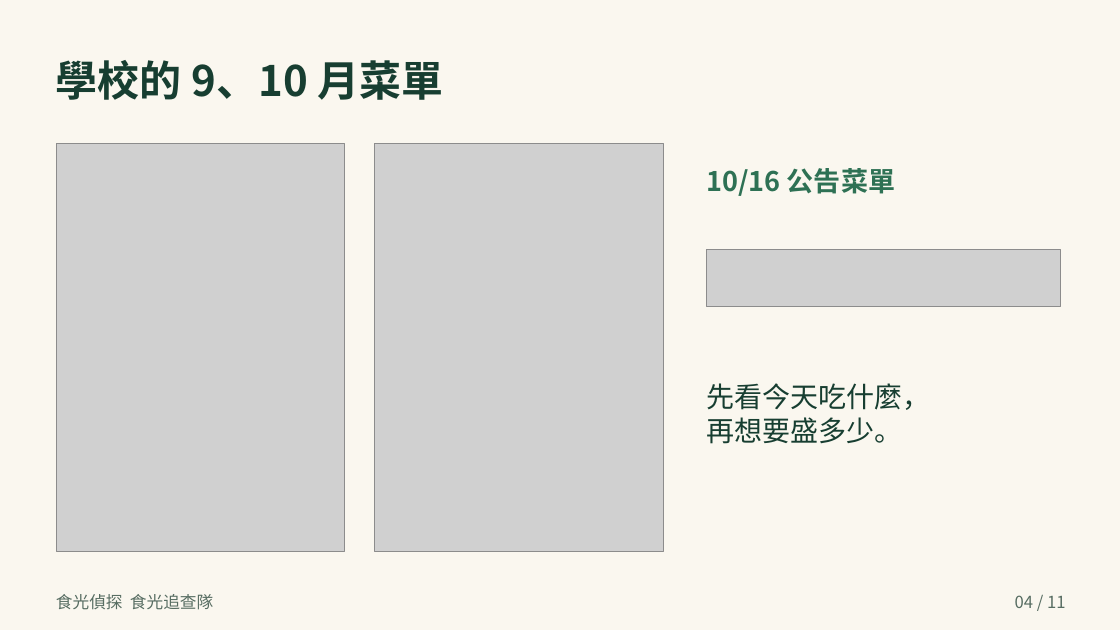
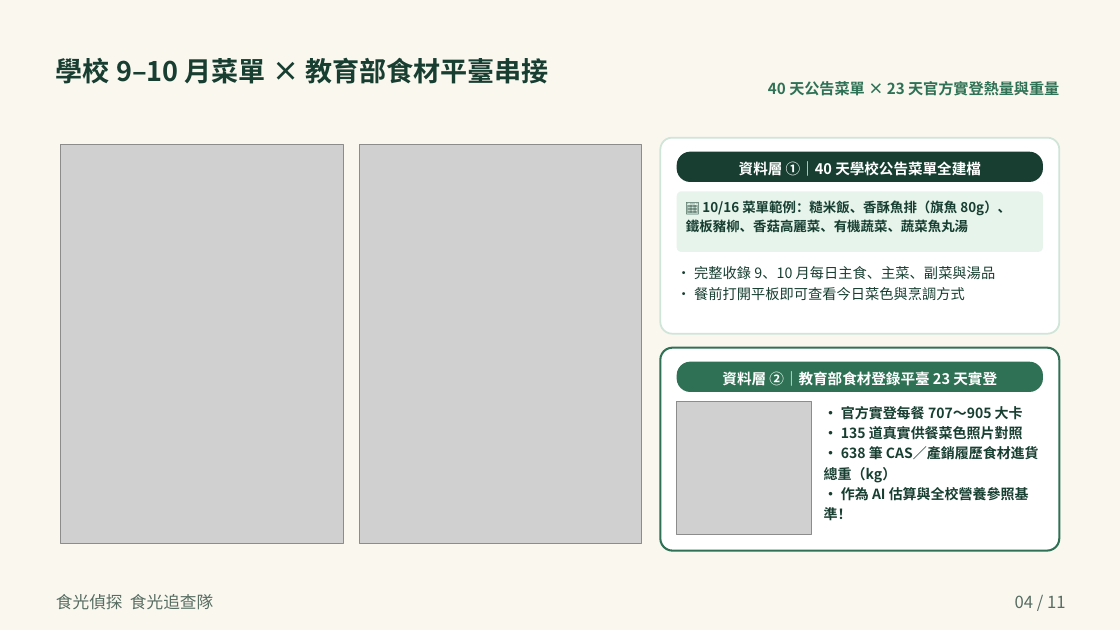
Before and after one commit to timdirty/taibei-student-explorers, a slide deck: slide 4 of slides/食光偵探_11頁學生簡報.pptx. Drawn at 1120x630 pixels with LibreOffice and Linux fonts; fonts in the diff are those of the drawing; grey boxes stand for pictures. Boxes give left, top, right and bottom in pixels: in the first picture for what was removed or moved away, otherwise in the second. Text is boxed around its words. In the diff, an @@ line names an element or a change of style, - is before the commit and + after.

```diff
--- a/slides/食光偵探_11頁學生簡報.pptx
+++ b/slides/食光偵探_11頁學生簡報.pptx
@@ text at box(56, 58, 548, 84): text changed; size 36 to 23.2 pt @@
-學校的 9、10 月菜單
+學校 9–10 月菜單 × 教育部食材平臺串接
@@ text added at box(768, 81, 1059, 96), 13 pt, text #2E7154, bold @@
+40 天公告菜單 × 23 天官方實登熱量與重量
@@ picture: place and size @@
-picture at box(56, 144, 344, 551)
+picture at box(60, 145, 343, 544)
@@ picture: place and size @@
-picture at box(707, 250, 1061, 307)
+picture at box(360, 145, 642, 544)
@@ picture removed at box(375, 144, 663, 551) @@
@@ rounded rectangle added at box(660, 138, 1060, 334), fill #FFFFFF, outline #CFE5D8 1.5 pt @@
@@ rounded rectangle added at box(677, 152, 1044, 182), fill #173E31 @@
@@ text "資料層 ①｜40 天學校公告菜單全建檔" at box(739, 161, 981, 176): vertical alignment top to middle @@
@@ text at box(739, 161, 981, 176): text changed; size 23.2 to 12.5 pt; text colour #2E7154 to #FFFFFF @@
-10/16 公告菜單
+資料層 ①｜40 天學校公告菜單全建檔
@@ rounded rectangle added at box(677, 192, 1044, 252), fill #E6F4EB @@
@@ text added at box(686, 200, 1011, 232), 11.5 pt, text #173E31, bold @@
+📅 10/16 菜單範例：糙米飯、香酥魚排（旗魚 80g）、
+鐵板豬柳、香菇高麗菜、有機蔬菜、蔬菜魚丸湯
@@ text added at box(694, 266, 996, 300), 12.2 pt, text #173E31 @@
+• 完整收錄 9、10 月每日主食、主菜、副菜與湯品
+• 餐前打開平板即可查看今日菜色與烹調方式
@@ rounded rectangle added at box(660, 348, 1060, 551), fill #FFFFFF, outline #2E7154 1.75 pt @@
@@ rounded rectangle added at box(677, 362, 1044, 392), fill #2E7154 @@
@@ text removed at box(706, 383, 930, 444) @@
-先看今天吃什麼，
-再想要盛多少。
@@ text added at box(722, 369, 997, 388), 12.5 pt, text #FFFFFF, bold @@
+資料層 ②｜教育部食材登錄平臺 23 天實登
@@ picture added at box(677, 402, 812, 534) @@
@@ text added at box(824, 406, 1039, 521), 12 pt, text #173E31, bold @@
+• 官方實登每餐 707～905 大卡
+• 135 道真實供餐菜色照片對照
+• 638 筆 CAS／產銷履歷食材進貨總重（kg）
+• 作為 AI 估算與全校營養參照基準！
```
Also in this commit, not shown: 9 other slides changed, 29 other files.
